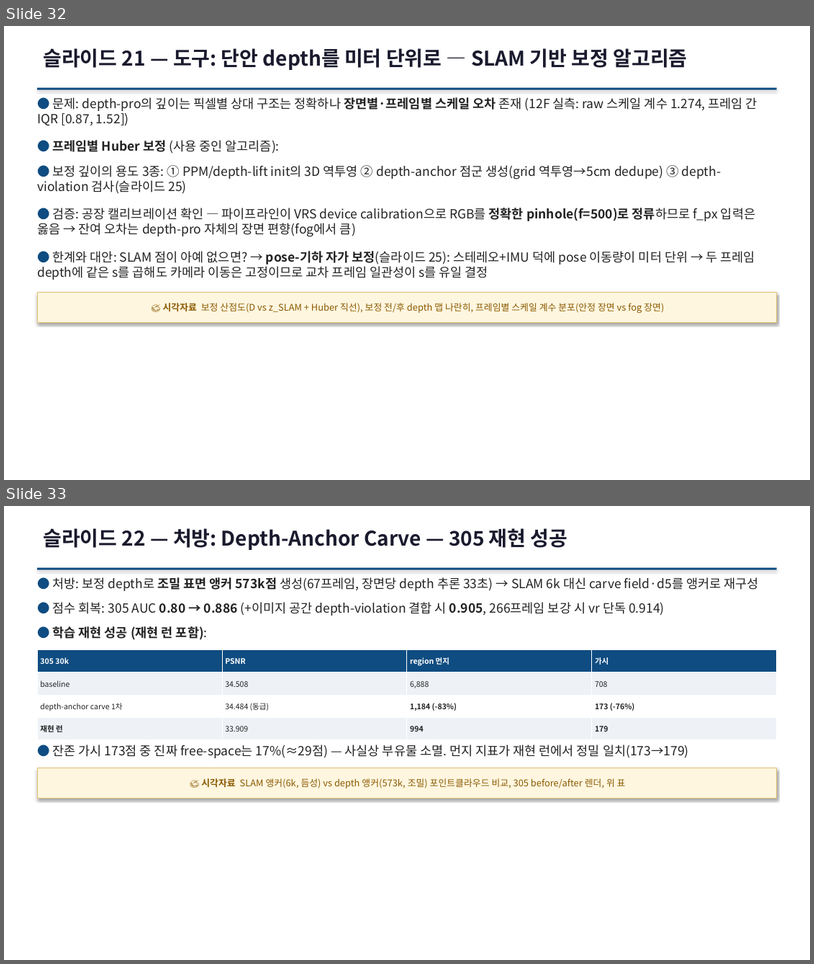
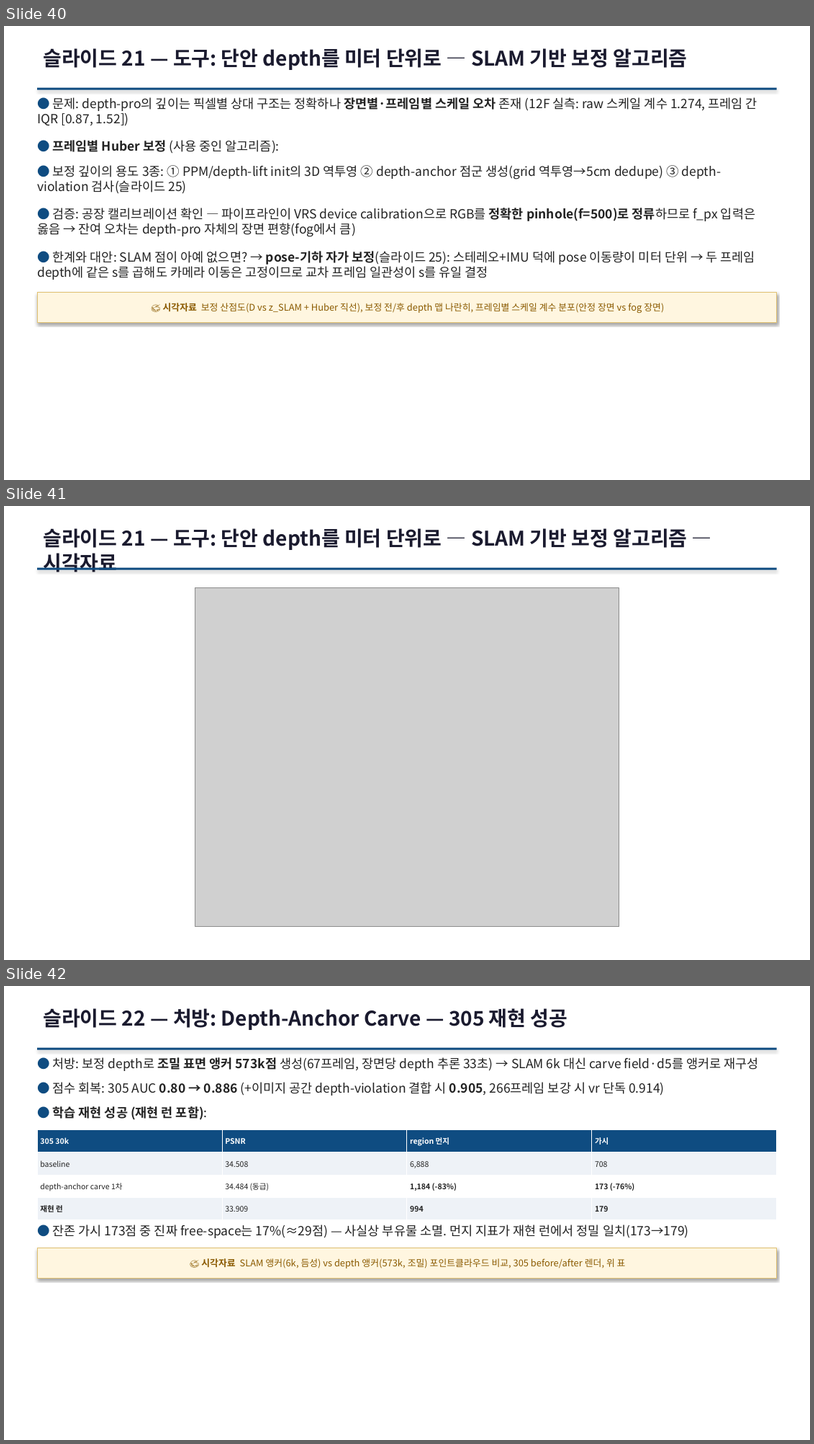
Before and after one commit to sawo0150/gs_floaterLab, a slide deck: context/ppt/gs_floater_deck.pptx. Shown one above the other, each under a label of ours: slides 32 and 33 before the commit, slides 40, 41 and 42 after it. The pictures are 814x964 and 814x1444 pixels, drawn with LibreOffice and Linux fonts; fonts in the diff are those of the drawing; grey boxes stand for pictures. Boxes give left, top, right and bottom in pixels: in the first picture for what was removed or moved away, otherwise in the second. Text is boxed around its words. In the diff, an @@ line names an element or a change of style, - is before the commit and + after.

```diff
--- a/context/ppt/gs_floater_deck.pptx
+++ b/context/ppt/gs_floater_deck.pptx
@@ slide 41 added at <box>4,506,810,960</box>, background #FFFFFF @@
@@ text added at <box>43,528,688,572</box>, 24 pt, text #1A1A2E, bold @@
+슬라이드 21 — 도구: 단안 depth를 미터 단위로 — SLAM 기반 보정 알고리즘 — 시각자료
@@ rectangle added at <box>37,568,777,569</box>, fill #0F4C81 @@
@@ picture added at <box>196,587,619,926</box> @@
@@ what was slide 32 is now slide 40 @@
@@ what was slide 33 is now slide 42 @@
```
Also in this commit, not shown: 12 other slides added, 20 other files.
